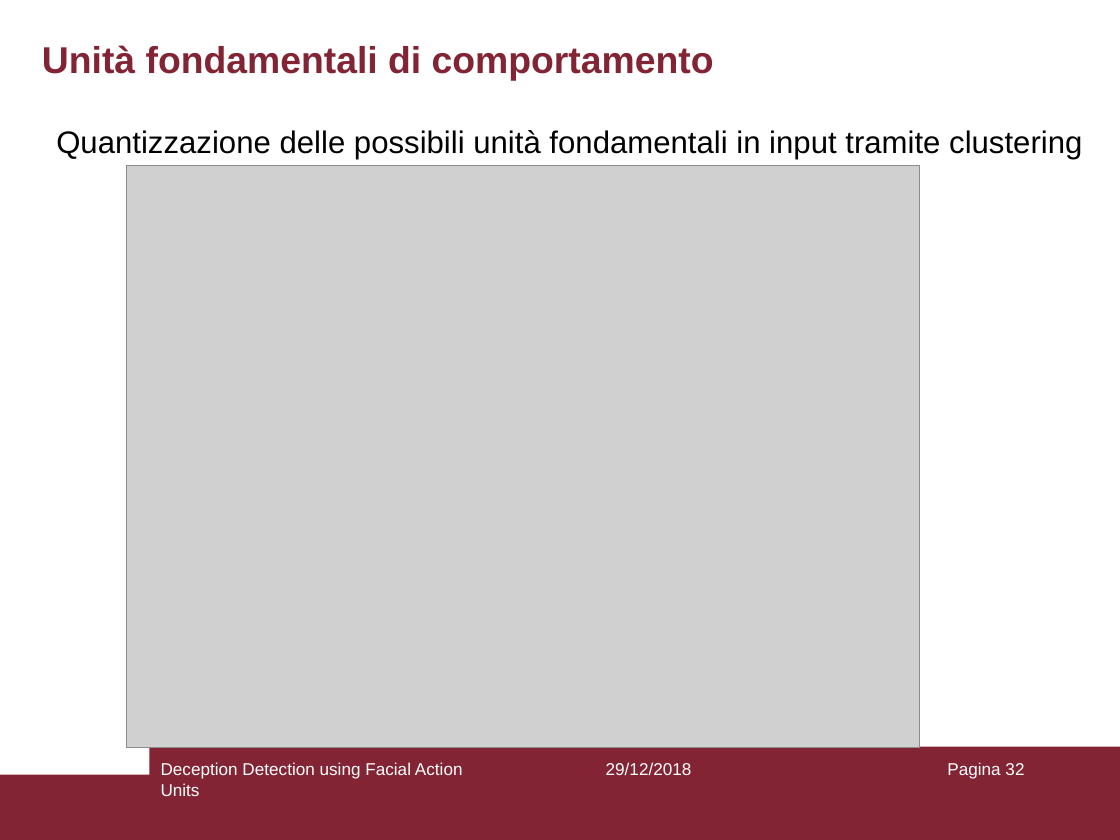
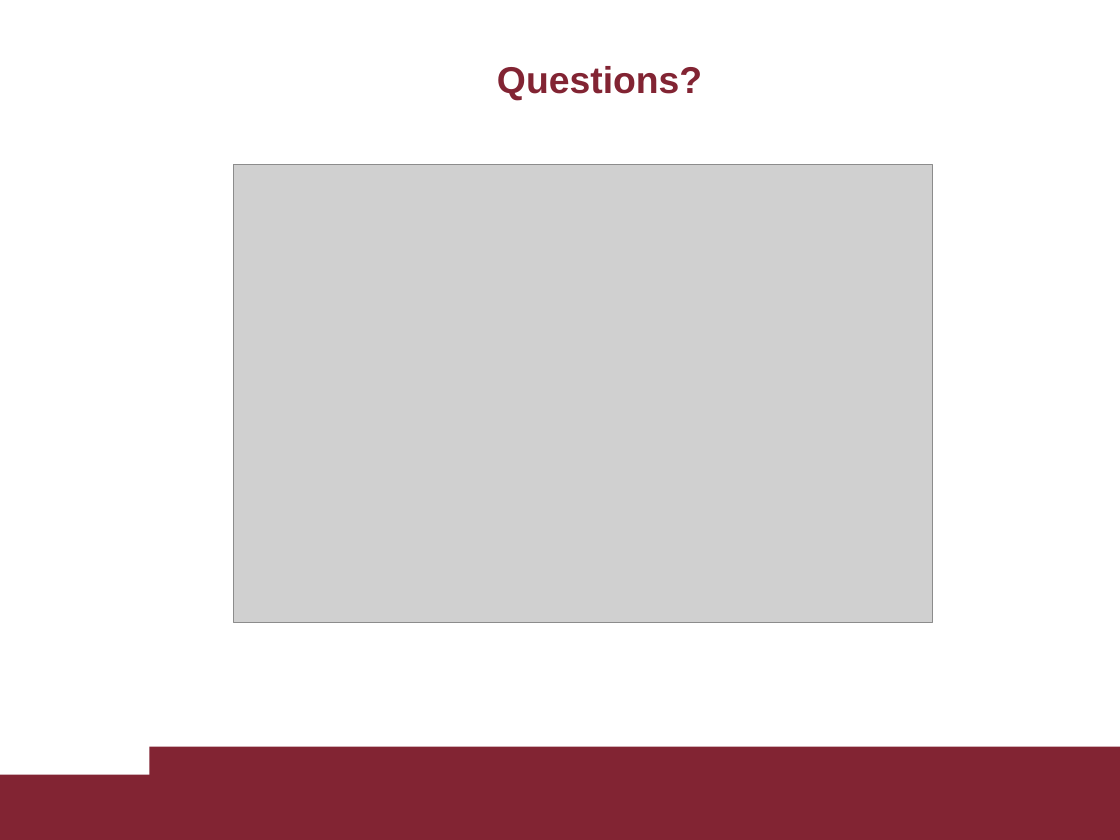
Before and after one commit to AscaL/thesis, a slide deck: slide 25 of Tesi Emanuele Orfanelli 1383726.pptx (slide 32 before the commit). Drawn at 1120x840 pixels with LibreOffice and Linux fonts; fonts in the diff are those of the drawing; grey boxes stand for pictures. Boxes give left, top, right and bottom in pixels: in the first picture for what was removed or moved away, otherwise in the second. Text is boxed around its words. In the diff, an @@ line names an element or a change of style, - is before the commit and + after.

```diff
--- a/Tesi Emanuele Orfanelli 1383726.pptx
+++ b/Tesi Emanuele Orfanelli 1383726.pptx
@@ title removed at (x1=42, y1=45, x2=714, y2=80) @@
-Unità fondamentali di comportamento
@@ title added at (x1=497, y1=66, x2=702, y2=100), 24 pt, text #822433, bold @@
+Questions?
@@ text removed at (x1=56, y1=130, x2=1082, y2=159) @@
-Quantizzazione delle possibili unità fondamentali in input tramite clustering
@@ picture resized from (x1=127, y1=166, x2=920, y2=748) to (x1=234, y1=165, x2=933, y2=623) @@
@@ text removed at (x1=161, y1=762, x2=463, y2=796) @@
-Deception Detection using Facial Action Units
@@ text removed at (x1=606, y1=762, x2=692, y2=775) @@
-29/12/2018
@@ page number removed at (x1=947, y1=762, x2=1024, y2=779) @@
-Pagina 32
```
Also in this commit, not shown: 22 other slides changed, 1 slide added, 14 slides removed, 3 other files.
